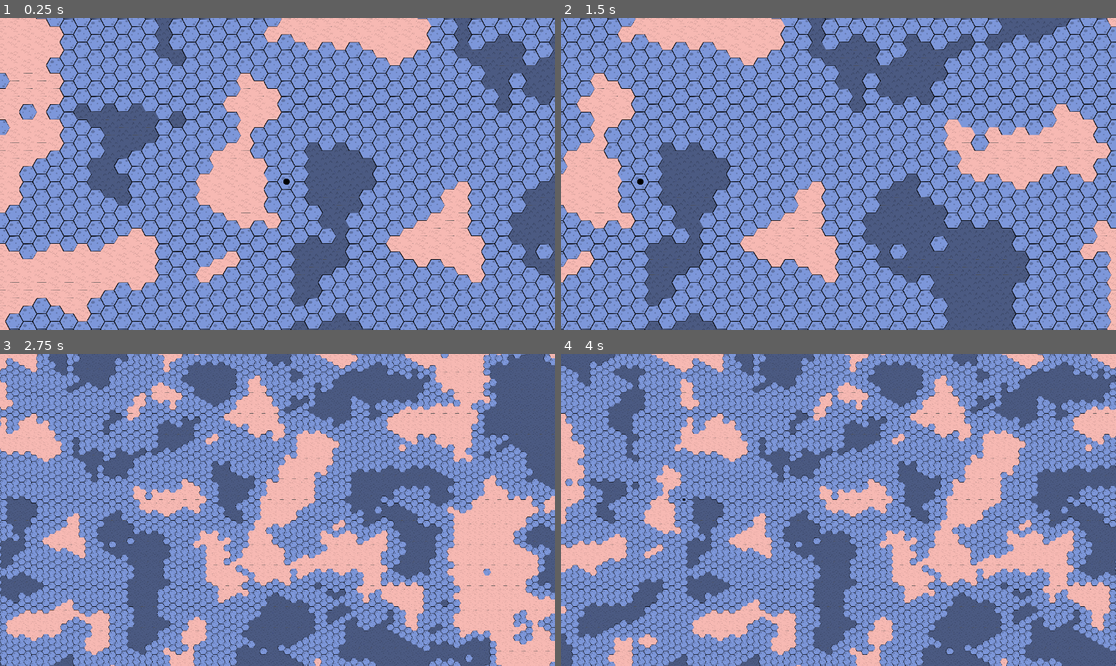
Above: before the commit, frames 1-4 (two rows, left to right).
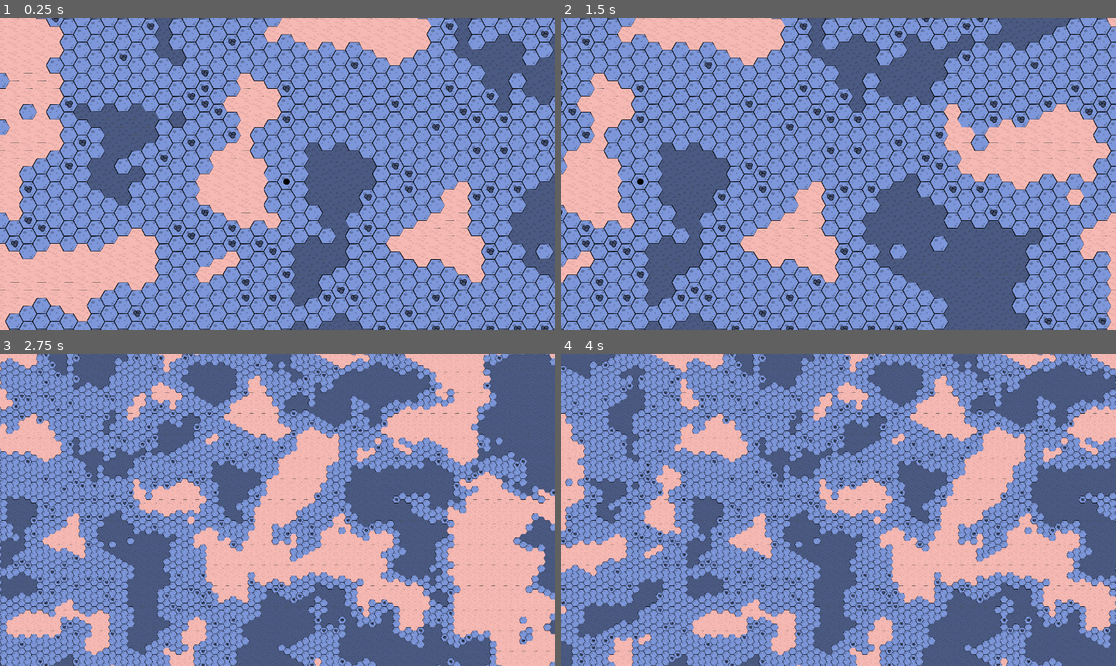
Above: after the commit, the same moments.

Repository: FlyingCheeseDemon/exoplanet-phd
Game: Godot game, scene res://scenes/main.tscn
The game is run twice, just before and just after one commit, with the same random seed, the same clock (stepped at 60 frames per second) and the same inputs.
Inputs (mouse positions are in pixels of both pictures, inside the frame that each line leads up to):
- Up to frame 1 (0.25 s): no input
- Up to frame 2 (1.5 s): tap Enter at 0.5 s; move the mouse to (960, 158) at 0.52 s; hold D (pan_right) 0.53-1.25 s; right-click (960, 158) at 0.6 s; click (960, 158) at 0.67 s; drag from (727, 189) to (810, 236) at 1.27 s
- Up to frame 3 (2.75 s): tap Space at 2 s; move the mouse to (333, 441) at 2.02 s; hold D (pan_right) from 2.03 s (still down); tap Mouse wheel down (zoom_minus) at 2.1 s; click (333, 441) at 2.17 s
- Up to frame 4 (4 s): release D (pan_right) at 2.75 s; drag from (810, 572) to (672, 463) at 2.77 s; tap Enter at 3.5 s; move the mouse to (1005, 556) at 3.52 s; hold A (pan_left) from 3.53 s (still down); right-click (1005, 556) at 3.6 s; click (1005, 556) at 3.67 s

The runs differ from the first frame. In frame 1, 1.8% of the frame differs, in the area x 0-99%, y 0-100%; in frame 2, 3.1%; in frame 3, 8.9%, in the area x 0-100%, y 0-100%; in frame 4, 6.4%.

Commit message:
Color modulation of world resource piles
 based on world colors

Diff:
--- a/assets/buildings/test_small.tres
+++ b/assets/buildings/test_small.tres
@@ -11,6 +11,5 @@
 script = ExtResource("1_iy7ep")
 name = "Test small"
 texture = SubResource("AtlasTexture_hw500")
-occupancy = Array[Vector2i]([Vector2i(0, 0)])
 build_restriction = 2
 metadata/_custom_type_script = "uid://c6uun5ih5gtla"
--- a/assets/resource_piles/rocks_small.tres
+++ b/assets/resource_piles/rocks_small.tres
@@ -11,6 +11,7 @@
 script = ExtResource("1_ckcga")
 contained_resource = 1
 contained_amount = 20
+color_tag = 2
 name = "Small rock pile"
 texture = SubResource("AtlasTexture_0r06s")
 build_restriction = 2
--- a/scenes/main.gd
+++ b/scenes/main.gd
@@ -20,3 +20,5 @@
 			var path:Array[Vector2i] = world.plot_course(our_worker.coordinate,position)
 			our_worker.queued_movement = path
 			print(world.workers.get_child(0).queued_movement)
+	elif event.button_index == MOUSE_BUTTON_RIGHT:
+		print(world.world_map.hex_len(position))
--- a/scenes/world_scenes/world.gd
+++ b/scenes/world_scenes/world.gd
@@ -9,6 +9,11 @@
 const HEX_DIRECTIONS:Array[Vector2i] = [Vector2i(0,1),Vector2i(0,-1),Vector2i(1,0),Vector2i(-1,0),Vector2i(1,-1),Vector2i(-1,1)]
 
 signal world_map_cell_clicked
+
+@export var randomize_colors:bool = true
+@export var water_color:Color
+@export var land_color:Color
+var color_tag_array:Array[Color]
 
 func _ready() -> void:
 	for building in buildings.get_children():
@@ -21,9 +26,16 @@
 		_on_worker_moved(worker)
 		worker.connect("worker_moved",_on_worker_moved)
 
-	var land_color:Color = Color.from_hsv(randf(),randf_range(0.3,0.8),randf_range(0.7,1))
-	var water_color:Color = Color.from_hsv(randf(),randf_range(0.1,land_color.s),randf_range(land_color.v,1))
+	if randomize_colors:
+		land_color = Color.from_hsv(randf(),randf_range(0.3,0.8),randf_range(0.7,1))
+		water_color = Color.from_hsv(randf(),randf_range(0.1,land_color.s),randf_range(land_color.v,1))
 	recolor_world(water_color,land_color)
+	color_tag_array = [Color(),water_color,land_color]
+
+	var new_resource_pile:ResourcePile
+	for i in range(1000):
+		new_resource_pile = ResourcePile.constructor(load("res://assets/resource_piles/rocks_small.tres"),Vector2i(0,0))
+		place_world_object_at_random(new_resource_pile)
 
 var pan_speed:float = 10
 
@@ -48,6 +60,14 @@
 var building_occupancy_dict:Dictionary = {} # used as a hashed list for all occupied coordinates
 var resource_pile_occupancy_dict:Dictionary = {} # used as a hashed list for all occupied coordinates
 
+func place_world_object_at_random(world_object:WorldObject):
+	var ran:int = world_map.render_range
+	var x = randi_range(-ran,ran)
+	var y = randi_range(-ran,ran)
+	while not add_world_object(world_object,Vector2i(x,y)):
+		x = randi_range(-ran,ran)
+		y = randi_range(-ran,ran)
+
 func check_placement_world_object(world_object:WorldObject, coordinate:Vector2i) -> bool:
 	# check if object can be placed there
 	var occupancy_dict:Dictionary
@@ -64,18 +84,18 @@
 		for i in range(world_object.orientation):
 			position = Vector2i(-position[1],position[0]+position[1]) # hexagon grid rotation 60°
 		var global_coordinate = coordinate + position
+		if world_map.get_cell_tile_data(global_coordinate) == null:
+			return false
 		if global_coordinate in occupancy_dict and occupancy_dict[global_coordinate] != null:
 			print("Occupied")
 			return false
 		# bitwise operation to check if the current tile is allowed to be built on
 		elif not (1 << (world_map.get_cell_tile_data(global_coordinate).terrain_set) & world_object.data.build_restriction):
-			print("Invalid Terrain")
 			return false
 	return true
 
 func add_world_object(world_object:WorldObject, coordinate:Vector2i) -> bool:
 	if not check_placement_world_object(world_object,coordinate):
-		print("Failed to place building")
 		return false
 	# if so update the coordinate of the building
 	world_object.coordinate = coordinate
@@ -86,8 +106,13 @@
 		parent_node = buildings
 	elif world_object is ResourcePile:
 		parent_node = resource_piles
+		if world_object.data.color_tag != 0:
+			world_object.modulation_color = color_tag_array[world_object.data.color_tag]
+			world_object.modulated = true
+			print(world_object.data.color_tag)
+
 	parent_node.add_child(world_object)
-	print("Building placed")
+	print("Object placed: " + world_object.data.name)
 	return true
 
 func remove_building(coordinate:Vector2i) -> bool:
--- a/scenes/world_scenes/world.tscn
+++ b/scenes/world_scenes/world.tscn
@@ -13,6 +13,8 @@
 [node name="World" type="CanvasLayer"]
 follow_viewport_enabled = true
 script = ExtResource("1_4wyf3")
+water_color = Color(0.729541, 0.78784907, 0.36151704, 1)
+land_color = Color(0.5985264, 0.22468913, 0.29575253, 1)
 
 [node name="Camera2D" type="Camera2D" parent="."]
 zoom = Vector2(0.18, 0.18)
--- a/scenes/world_scenes/world_tile_map.gd
+++ b/scenes/world_scenes/world_tile_map.gd
@@ -28,7 +28,7 @@
 			var coord := Vector2i(i,j)
 			var perlin_value = perlin_noise.get_noise_2d(i+j*0.5,j*sqrt(3)/2)
 			var tile_inx:int = 1
-			var distance:float = sqrt(i*i+j*j)
+			var distance:float = hex_len(Vector2i(i,j))
 			if perlin_value < water_threshold*exp(-(distance/range_factor)**2):
 				tile_inx = 0
 			elif perlin_value > mountain_threshold*exp(-(distance/range_factor)**2):
@@ -36,3 +36,11 @@
 
 			var tile_coordinate = tile_set.get_source(world_atlas_id).get_tile_id(tile_inx)
 			set_cell(coord,world_atlas_id,tile_coordinate)
+
+func hex_len(vector:Vector2i) -> int:
+	if sign(vector[0]) == sign(vector[1]):
+		return abs(vector[0] + vector[1])
+	else:
+		var direction_k:int = min(abs(vector[0]),abs(vector[1]))
+		var remainder:int = abs(abs(vector[0])-abs(vector[1]))
+		return direction_k + remainder
--- a/scripts/ressource_pile_data.gd
+++ b/scripts/ressource_pile_data.gd
@@ -4,3 +4,6 @@
 enum CONTAINED_RESOURCE {SOIL,ROCK}
 @export var contained_resource:CONTAINED_RESOURCE
 @export var contained_amount:int
+
+enum COLORATION_TAG {NONE,WATER,GROUND}
+@export var color_tag:COLORATION_TAG
--- a/scripts/world_object.gd
+++ b/scripts/world_object.gd
@@ -5,10 +5,15 @@
 @export var coordinate:Vector2i
 @export var data:WorldObjectData
 
+var modulated:bool = false
+var modulation_color:Color = Color()
+
 var orientation:int = 0
 
 func _ready() -> void:
 	texture = data.texture
+	if modulated:
+		modulate = modulation_color
 	offset = data.texture_offset
 
 func rotate_60() -> void:
--- a/scripts/world_object_data.gd
+++ b/scripts/world_object_data.gd
@@ -8,6 +8,6 @@
 
 @export var name:String
 @export var texture:Texture
-@export var occupancy:Array[Vector2i]
+@export var occupancy:Array[Vector2i] = [Vector2i(0,0)]
 @export_flags("Water", "Land", "Mountain") var build_restriction
 @export var texture_offset:Vector2
Binary file changed: assets/icons.png
